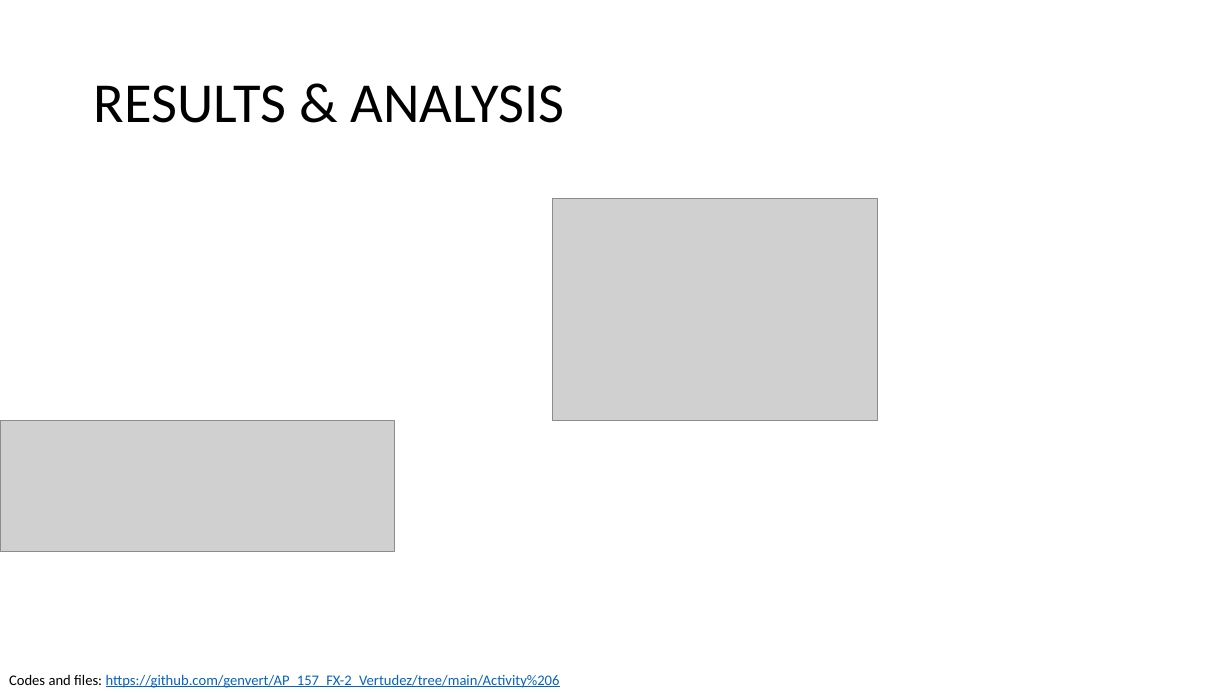
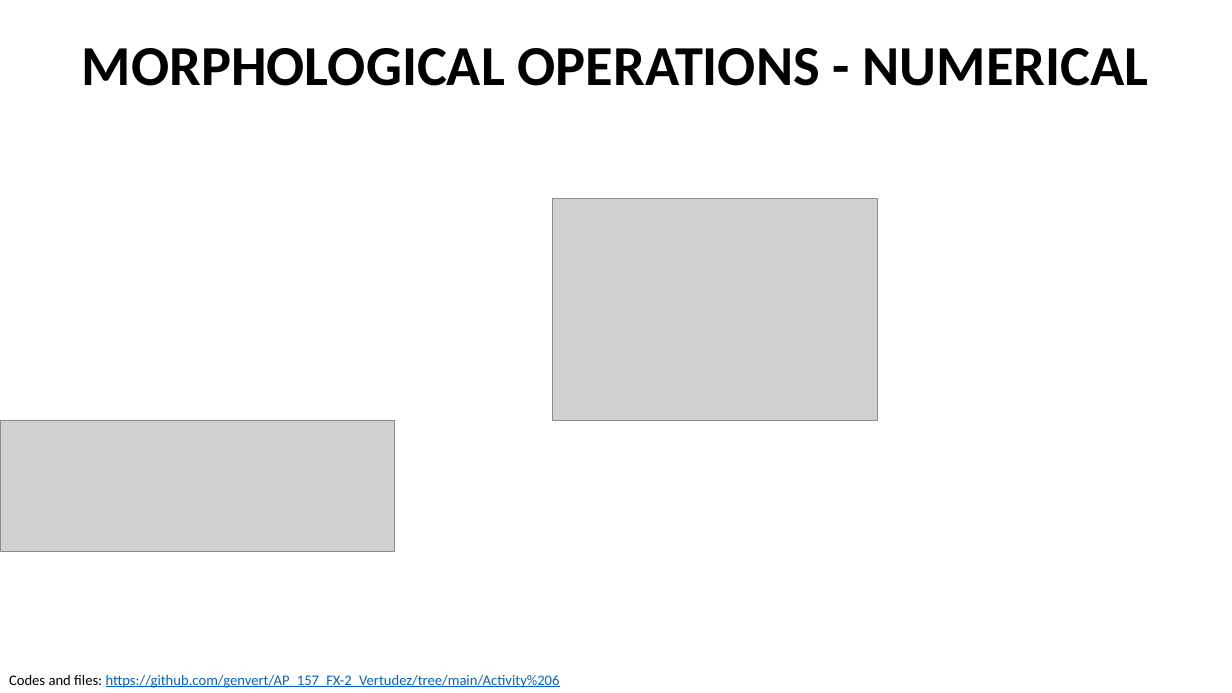
Before and after one commit to genvert/AP_157_FX-2_Vertudez, a slide deck: slide 8 of Activity 06/Vertudez_Activity_6_Report.pptx. Drawn at 1232x693 pixels with LibreOffice and Linux fonts; fonts in the diff are those of the drawing; grey boxes stand for pictures. Boxes give left, top, right and bottom in pixels: in the first picture for what was removed or moved away, otherwise in the second. Text is boxed around its words. In the diff, an @@ line names an element or a change of style, - is before the commit and + after.

```diff
--- a/Activity 06/Vertudez_Activity_6_Report.pptx
+++ b/Activity 06/Vertudez_Activity_6_Report.pptx
@@ text added at (82,48,1149,86), 44 pt, text #000000, bold @@
+MORPHOLOGICAL OPERATIONS - NUMERICAL
@@ title removed at (94,85,564,123) @@
-RESULTS & ANALYSIS
```
Also in this commit, not shown: 11 other slides changed, 1 slide added, 6 other files.
